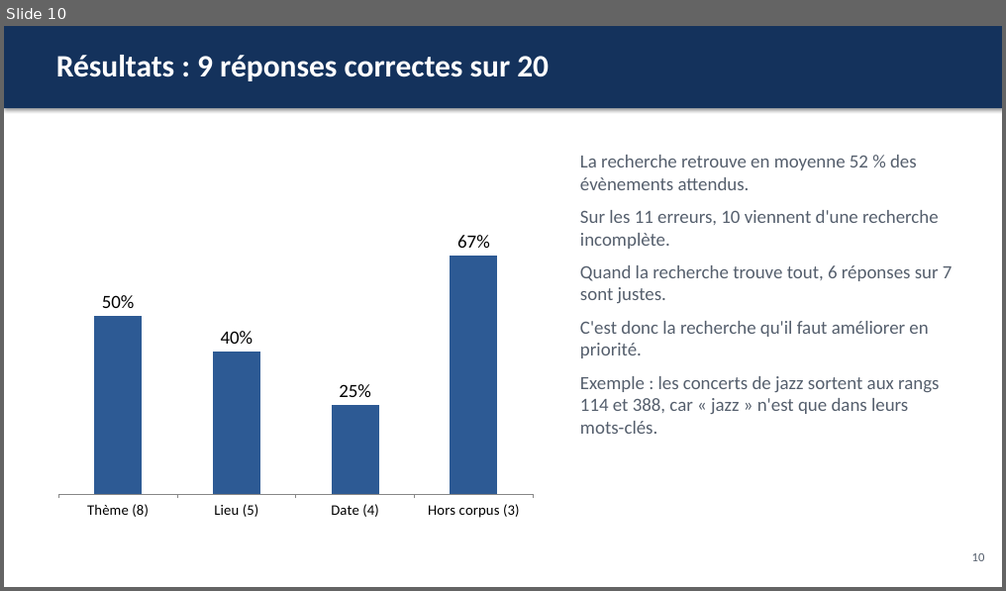
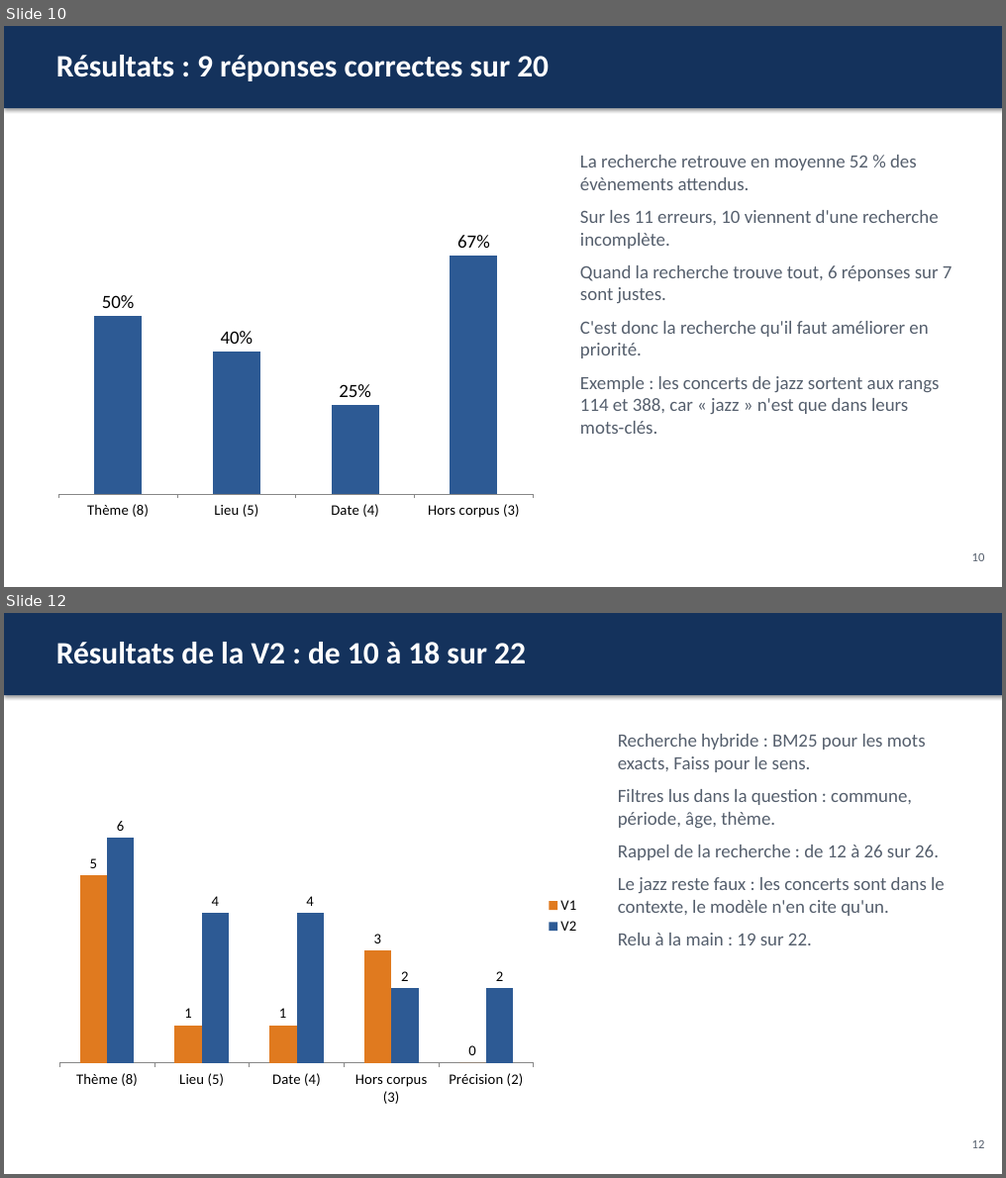
Before and after one commit to Matz-ai/concevoir-et-deployer-un-systeme-rag, a slide deck: livrables/presentation.pptx. Shown one above the other, each under a label of ours: slide 10 before the commit, slides 10 and 12 after it; the slides between them are not shown. The pictures are 1006x591 and 1006x1178 pixels, drawn with LibreOffice and Linux fonts; fonts in the diff are those of the drawing. Boxes give left, top, right and bottom in pixels: in the first picture for what was removed or moved away, otherwise in the second. Text is boxed around its words. In the diff, an @@ line names an element or a change of style, - is before the commit and + after.

```diff
--- a/livrables/presentation.pptx
+++ b/livrables/presentation.pptx
@@ slide 12 added at [4,613,1002,1174], background #FFFFFF @@
@@ rectangle added at [4,613,1002,695], fill #14325C @@
@@ text added at [56,642,526,664], 30 pt, text #FFFFFF, bold @@
+Résultats de la V2 : de 10 à 18 sur 22
@@ column chart added at [49,718,588,1115] @@
+categories: Thème (8), Lieu (5), Date (4), Hors corpus (3), Précision (2)
+V1: 5, 1, 1, 3, 0
+V2: 6, 4, 4, 2, 2
@@ text added at [618,734,944,946], 18 pt, text #555F6D @@
+Recherche hybride : BM25 pour les mots exacts, Faiss pour le sens.
+Filtres lus dans la question : commune, période, âge, thème.
+Rappel de la recherche : de 12 à 26 sur 26.
+Le jazz reste faux : les concerts sont dans le contexte, le modèle n'en cite qu'un.
+Relu à la main : 19 sur 22.
@@ text added at [972,1141,985,1149], 12 pt, text #555F6D @@
+12
```
Also in this commit, not shown: 3 slides changed, 2 other slides added, 6 other files.
